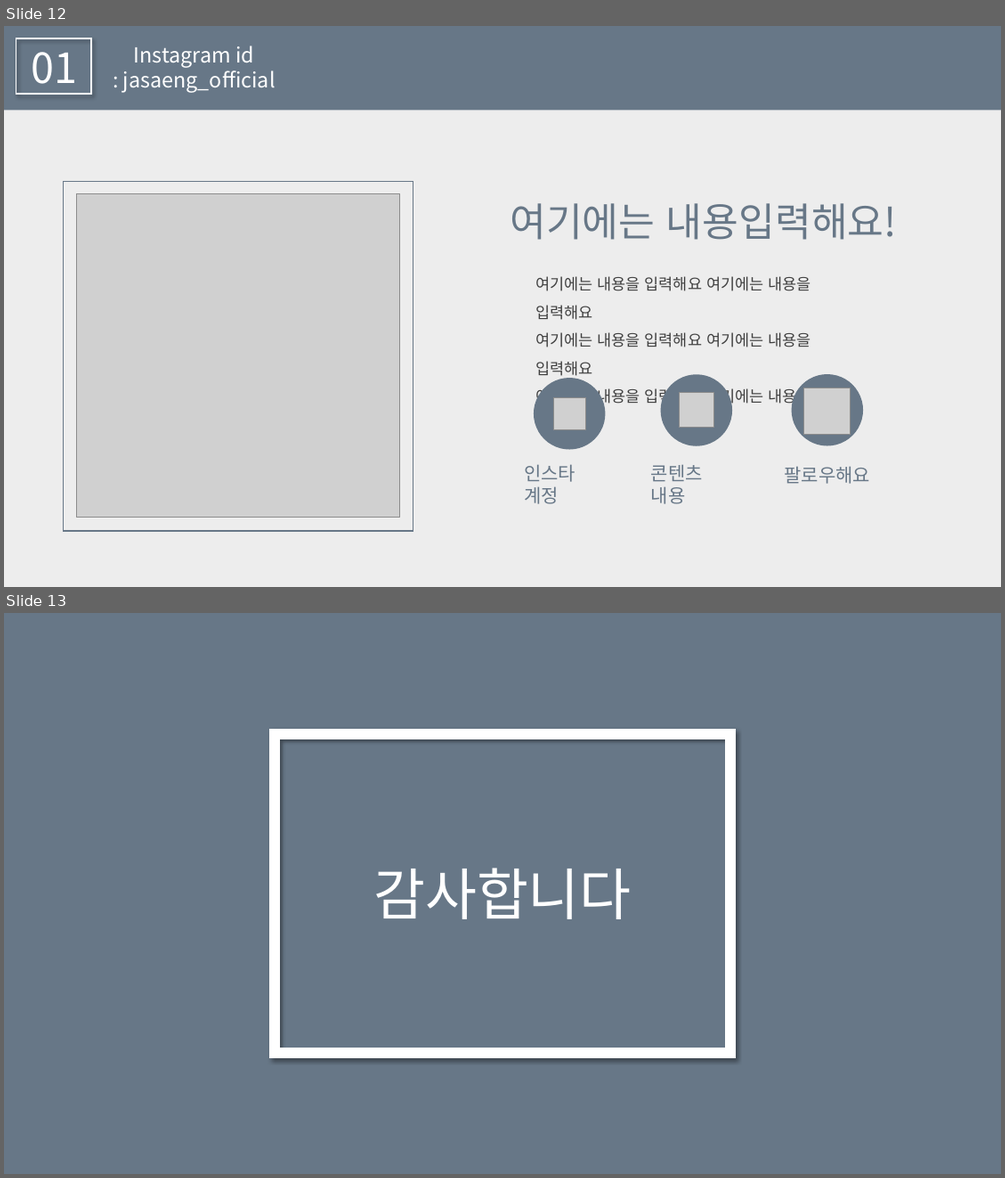
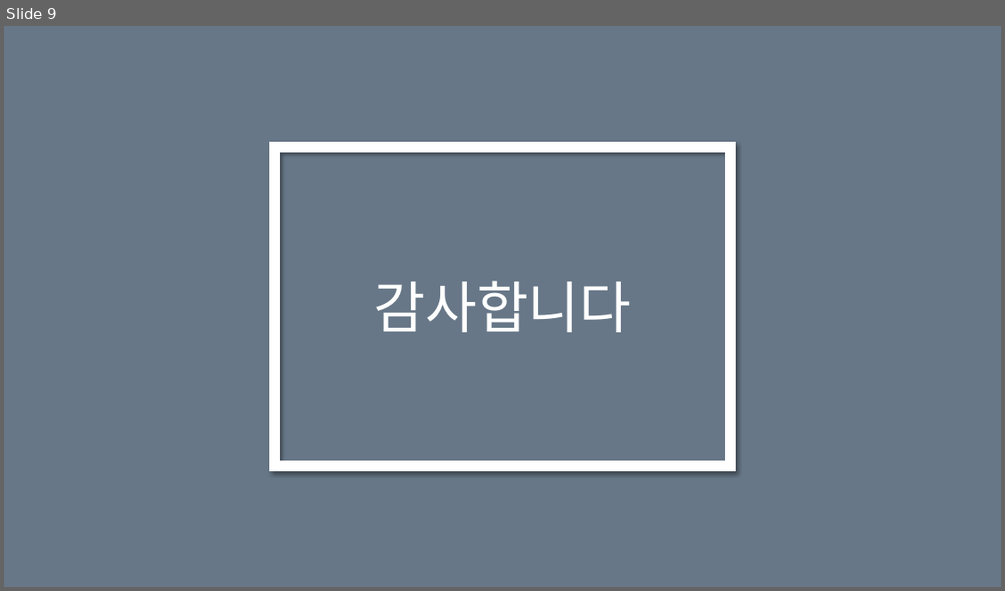
Before and after one commit to Endien96/AA22, a slide deck: AA22_rpt14/PPT/ppt.pptx. Shown one above the other, each under a label of ours: slides 12 and 13 before the commit, slide 9 after it. The pictures are 1005x1178 and 1005x591 pixels, drawn with LibreOffice and Linux fonts; fonts in the diff are those of the drawing; grey boxes stand for pictures. Boxes give left, top, right and bottom in pixels: in the first picture for what was removed or moved away, otherwise in the second. Text is boxed around its words. In the diff, an @@ line names an element or a change of style, - is before the commit and + after.

```diff
--- a/AA22_rpt14/PPT/ppt.pptx
+++ b/AA22_rpt14/PPT/ppt.pptx
@@ slide 12 removed at (4, 26, 1001, 587), background #D9D9D9 at 46% opacity @@
@@ rectangle removed at (4, 26, 1001, 110) @@
@@ rectangle removed at (16, 38, 91, 94) @@
@@ text removed at (32, 52, 78, 95) @@
-01
@@ text removed at (123, 46, 275, 93) @@
-Instagram id
-: jasaeng_official
@@ rectangle removed at (63, 181, 413, 531) @@
@@ picture removed at (77, 193, 399, 516) @@
@@ text removed at (510, 203, 897, 240) @@
-여기에는 내용입력해요!
@@ text removed at (535, 276, 810, 435) @@
-여기에는 내용을 입력해요 여기에는 내용을 입력해요
-여기에는 내용을 입력해요 여기에는 내용을 입력해요
-여기에는 내용을 입력해요 여기에는 내용을 입력해요
@@ ellipse removed at (534, 378, 606, 450) @@
@@ picture removed at (554, 398, 586, 430) @@
@@ ellipse removed at (661, 375, 732, 446) @@
@@ picture removed at (680, 393, 714, 427) @@
@@ ellipse removed at (792, 375, 863, 446) @@
@@ picture removed at (804, 388, 850, 435) @@
@@ text removed at (524, 464, 575, 504) @@
-인스타 계정
@@ text removed at (651, 464, 703, 504) @@
-콘텐츠 내용
@@ text removed at (784, 466, 870, 483) @@
-팔로우해요
@@ what was slide 13 is now slide 9 @@
```
Also in this commit, not shown: 3 other slides removed, 1 other file.
